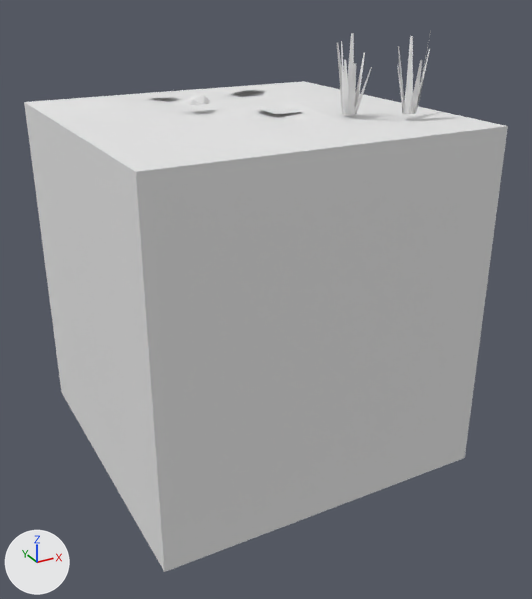
Before and after pictures for a commit that changed the FBX model Assets/Tiles/Blend/Blend Snow Dry 3.fbx.
Camera for both pictures: a 50 mm lens placed at (-1.93, -3.76, 1.76), pointed at (0.04, -0.17, -0.04). Lighting does not change. The marker at lower left points along +X, +Y and +Z. The picture after the commit comes second. Where no turn or scale is listed for an object, it has been applied to the vertices. Vertices at exactly the same position are counted once.

Script lines for the objects in view, before the commit:
```python
me_blend_snow_dry_3 = bpy.data.meshes.new('Blend Snow Dry 3')
me_blend_snow_dry_3.from_pydata(...)  # 131 vertices, 100 faces; spans x -1.0..1.0, y -1.0..1.0, z -1.0..1.5
me_blend_snow_dry_3.materials.append(mat_tileworld_tiles)  # its picture is missing
ob_blend_snow_dry_3 = bpy.data.objects.new('Blend Snow Dry 3', me_blend_snow_dry_3)
ob_blend_snow_dry_3.location = (0.0, 0.0, 0.0)
```
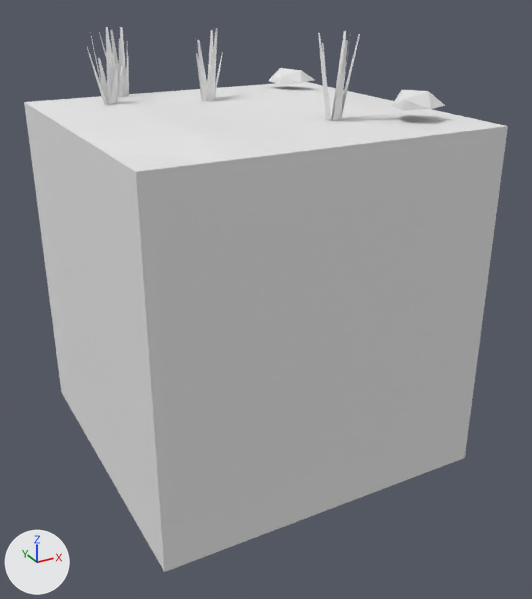
What changed in the scene script:
```text
Change me_blend_snow_dry_3:
    used by ob_blend_snow_dry_3; location = (0.0, 0.0, 0.0)
    remove me_blend_snow_dry_3.from_pydata(...)  # 131 vertices, 100 faces; spans x -1.0..1.0, y -1.0..1.0, z -1.0..1.5
    add me_blend_snow_dry_3.from_pydata(...)  # 184 vertices, 131 faces; spans x -1.0..1.0, y -1.0..1.0, z -1.0..1.51
    me_blend_snow_dry_3 part 1: the loose piece of 4 vertices spanning x 0.35..0.39, y -0.5..-0.45, z 1.09..1.49 is moved by (-0.98, 0.97, 0.0)
    me_blend_snow_dry_3 part 2: the loose piece of 4 vertices spanning x 0.3..0.33, y -0.52..-0.48, z 1.09..1.45 is moved by (-0.17, -0.1, 0.0)
    me_blend_snow_dry_3 part 3: the loose piece of 4 vertices spanning x 0.32..0.37, y -0.49..-0.41, z 1.09..1.44 is moved by (-0.82, 1.19, 0.01)
    me_blend_snow_dry_3 part 4: 15 loose pieces with 71 vertices, spanning x -0.36..0.73, y -0.71..0.71, z 1.09..1.5, are deleted
    me_blend_snow_dry_3 part 5
    16 vertices are removed from x -0.6..0.64, y -0.65..0.64, z 1.05..1.11
    48 faces are deleted
    140 vertices are added at x -0.74..0.78, y -0.82..0.78, z 1.06..1.51
    113 new faces join them
```

Boxes (x1, y1, x2, y2) around the edits, measured in the pictures (532 x 599 px; the box of a moved part takes in the faces that stretch with it):
'Blend Snow Dry 3', reshaped: before (24, 32, 508, 572); after (24, 27, 508, 572)
part 1 of me_blend_snow_dry_3, moved or reshaped: before (347, 33, 354, 92); after (106, 27, 111, 98)
part 2 of me_blend_snow_dry_3, moved or reshaped: before (341, 41, 346, 115); after (322, 43, 330, 120)
part 3 of me_blend_snow_dry_3, moved or reshaped: before (337, 43, 343, 111); after (110, 30, 119, 82)
part 4 of me_blend_snow_dry_3, deleted: before (150, 32, 431, 115)
part 5 of me_blend_snow_dry_3, built on: before (25, 85, 505, 161); after (25, 27, 505, 161)
